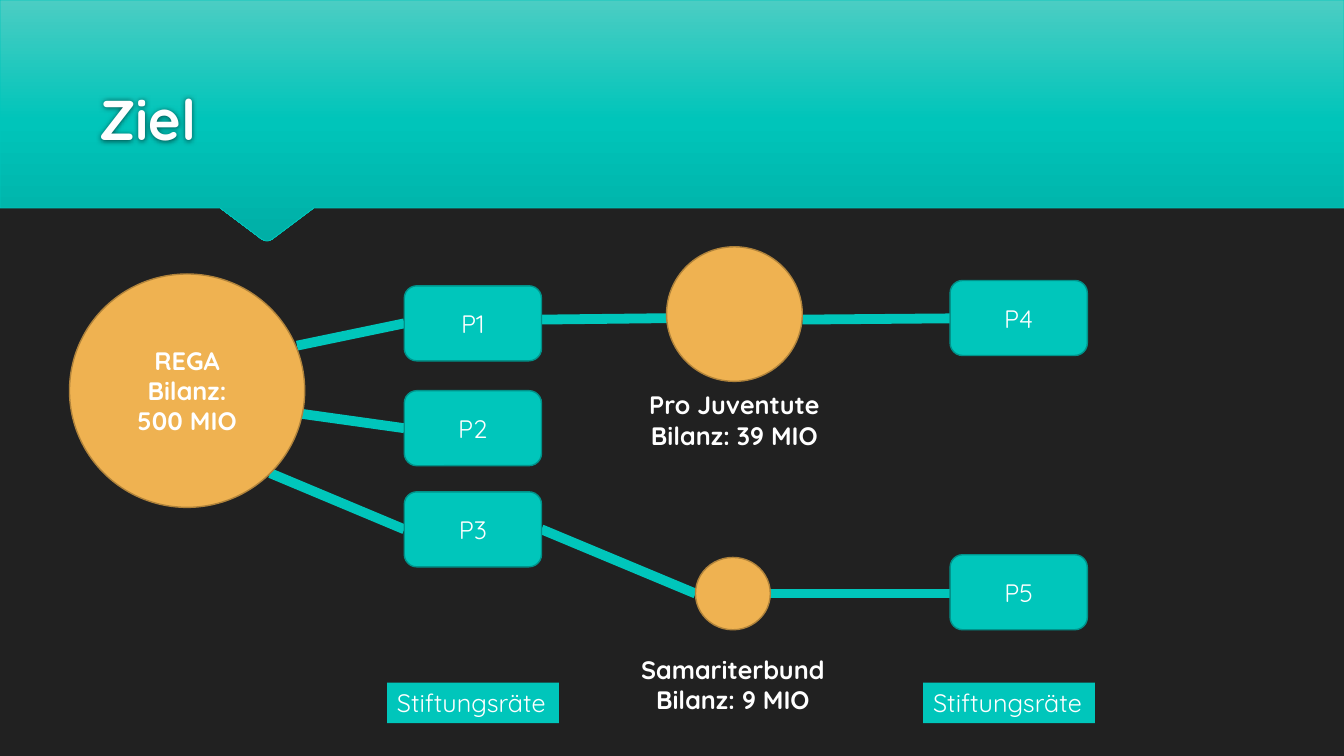
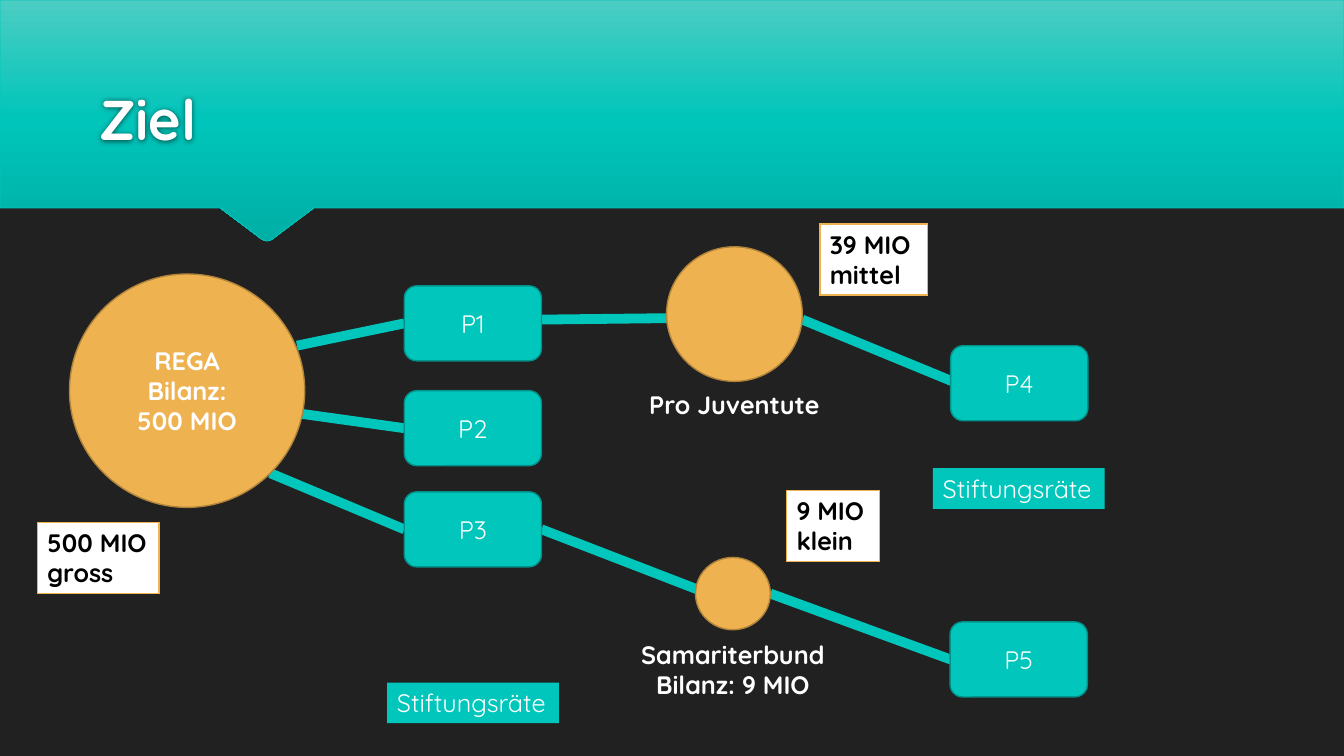
Before and after one commit to benwasd/baernhaeckt18, a slide deck: slide 3 of Foundation Tracker.pptx. Drawn at 1344x756 pixels with LibreOffice and Linux fonts; fonts in the diff are those of the drawing. Boxes give left, top, right and bottom in pixels: in the first picture for what was removed or moved away, otherwise in the second. Text is boxed around its words. In the diff, an @@ line names an element or a change of style, - is before the commit and + after.

```diff
--- a/Foundation Tracker.pptx
+++ b/Foundation Tracker.pptx
@@ rectangle added at [820,224,928,295], fill #FFFFFF, outline #EFB251 1 pt, 18 pt, text #000000, bold @@
+39 MIO
+mittel
@@ line moved from (803, 320) - (980, 319) to (803, 320) - (978, 392) @@
@@ rounded rectangle "P4": place and size @@
-rounded rectangle "P4" at [951,280,1088,355]
+rounded rectangle "P4" at [951,346,1088,420]
@@ text in ellipse at [649,396,819,415]: text changed @@
-Pro Juventute
-Bilanz: 39 MIO
+Pro Juventute
@@ rectangle "Stiftungsräte": place and size @@
-rectangle "Stiftungsräte" at [924,683,1095,723]
+rectangle "Stiftungsräte" at [933,469,1104,509]
@@ rectangle added at [786,490,879,562], fill #FFFFFF, outline #EFB251 1 pt, 18 pt, text #000000, bold @@
+9 MIO
+klein
@@ rectangle added at [37,522,159,594], fill #FFFFFF, outline #EFB251 1 pt, 18 pt, text #000000, bold @@
+500 MIO
+gross
@@ line moved from (541, 529) - (696, 594) to (541, 529) - (709, 594) @@
@@ line moved from (770, 594) - (951, 594) to (770, 594) - (955, 661) @@
@@ rounded rectangle "P5": place and size @@
-rounded rectangle "P5" at [951,555,1088,629]
+rounded rectangle "P5" at [951,622,1088,697]
```
Also in this commit, not shown: 2 other slides changed, 1 other file.
